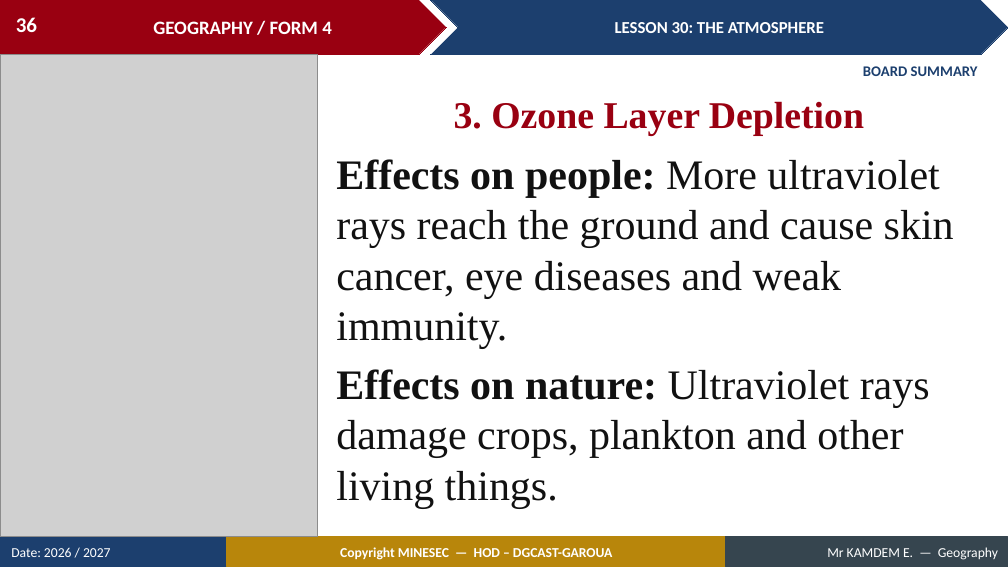
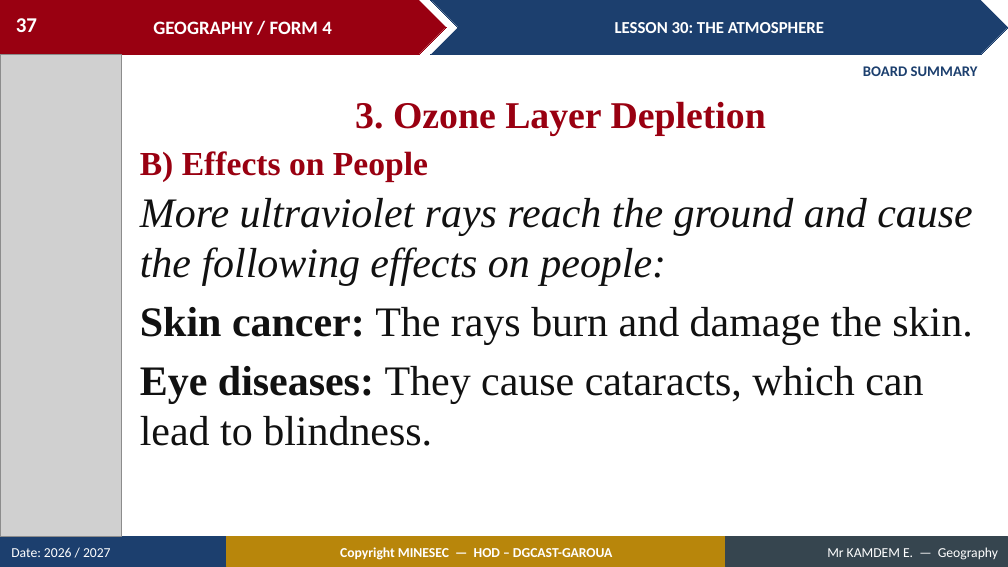
Before and after one commit to Berthautk/linea-github, a slide deck: slide 37 of lecons/F3/34_FORM4_LESSON30_The_Atmosphere.pptx (slide 36 before the commit). Drawn at 1008x567 pixels with LibreOffice and Linux fonts; fonts in the diff are those of the drawing; grey boxes stand for pictures. Boxes give left, top, right and bottom in pixels: in the first picture for what was removed or moved away, otherwise in the second. Text is boxed around its words. In the diff, an @@ line names an element or a change of style, - is before the commit and + after.

```diff
--- a/lecons/F3/34_FORM4_LESSON30_The_Atmosphere.pptx
+++ b/lecons/F3/34_FORM4_LESSON30_The_Atmosphere.pptx
@@ page number at (16,18,37,32): text changed @@
-36
+37
@@ picture: place and size @@
-picture at (0,54,318,537)
+picture at (0,54,121,537)
@@ text "3. Ozone Layer Depletion": place and size @@
-text "3. Ozone Layer Depletion" at (454,101,864,136)
+text "3. Ozone Layer Depletion" at (355,101,766,136)
@@ text "B) Effects on People" at (140,151,428,182): vertical alignment top to middle @@
@@ text at (140,151,428,182): text changed; size 40 to 32 pt; text colour #111111 to #990011; bold on @@
-Effects on people: More ultraviolet rays reach the ground and cause skin cancer, eye diseases and weak immunity.
-Effects on nature: Ultraviolet rays damage crops, plankton and other living things.
+B) Effects on People
@@ text added at (140,198,972,446), 40 pt, text #111111 @@
+More ultraviolet rays reach the ground and cause the following effects on people:
+Skin cancer: The rays burn and damage the skin.
+Eye diseases: They cause cataracts, which can lead to blindness.
```
Also in this commit, not shown: 3 other slides changed, 5 slides added, 3 other files.
